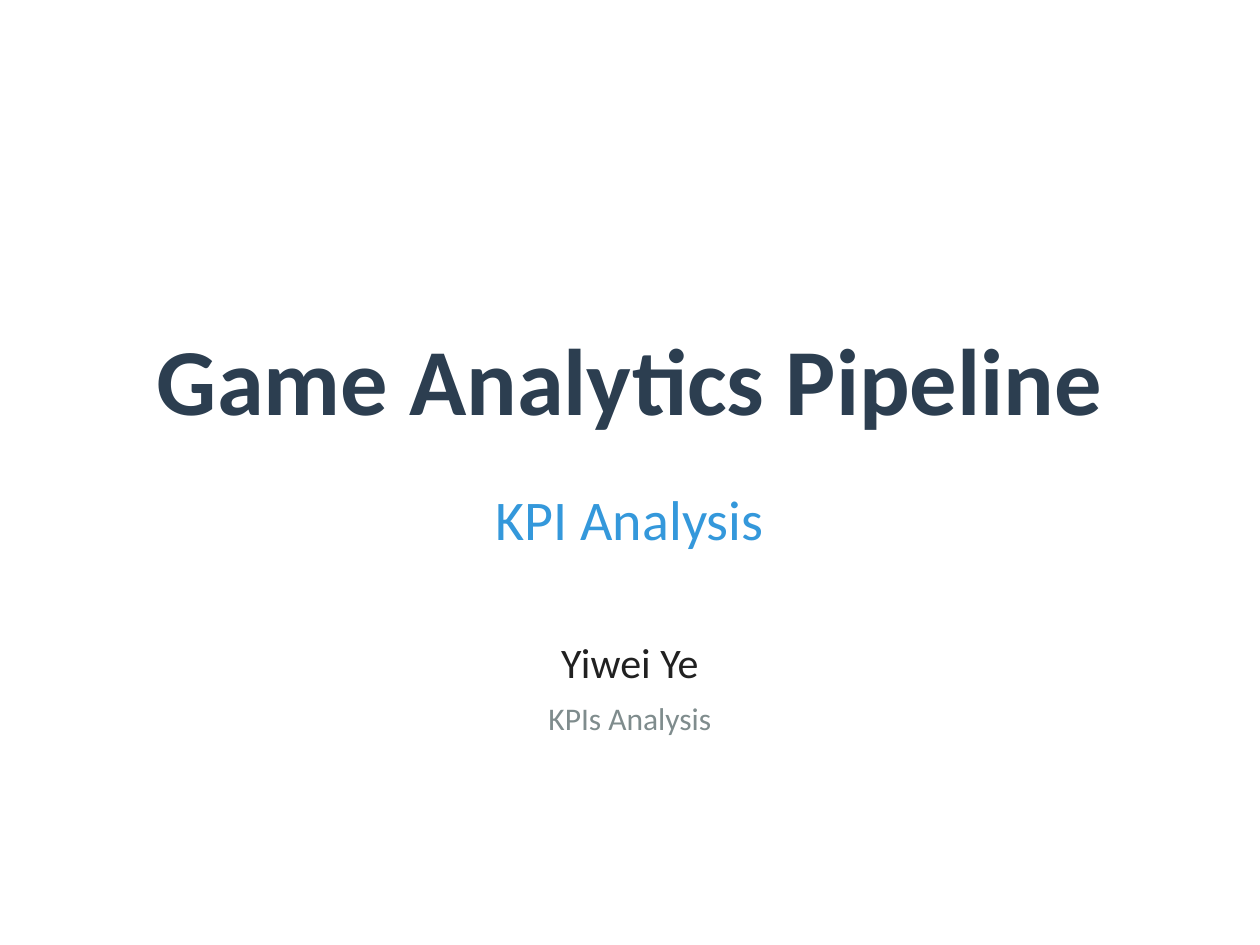
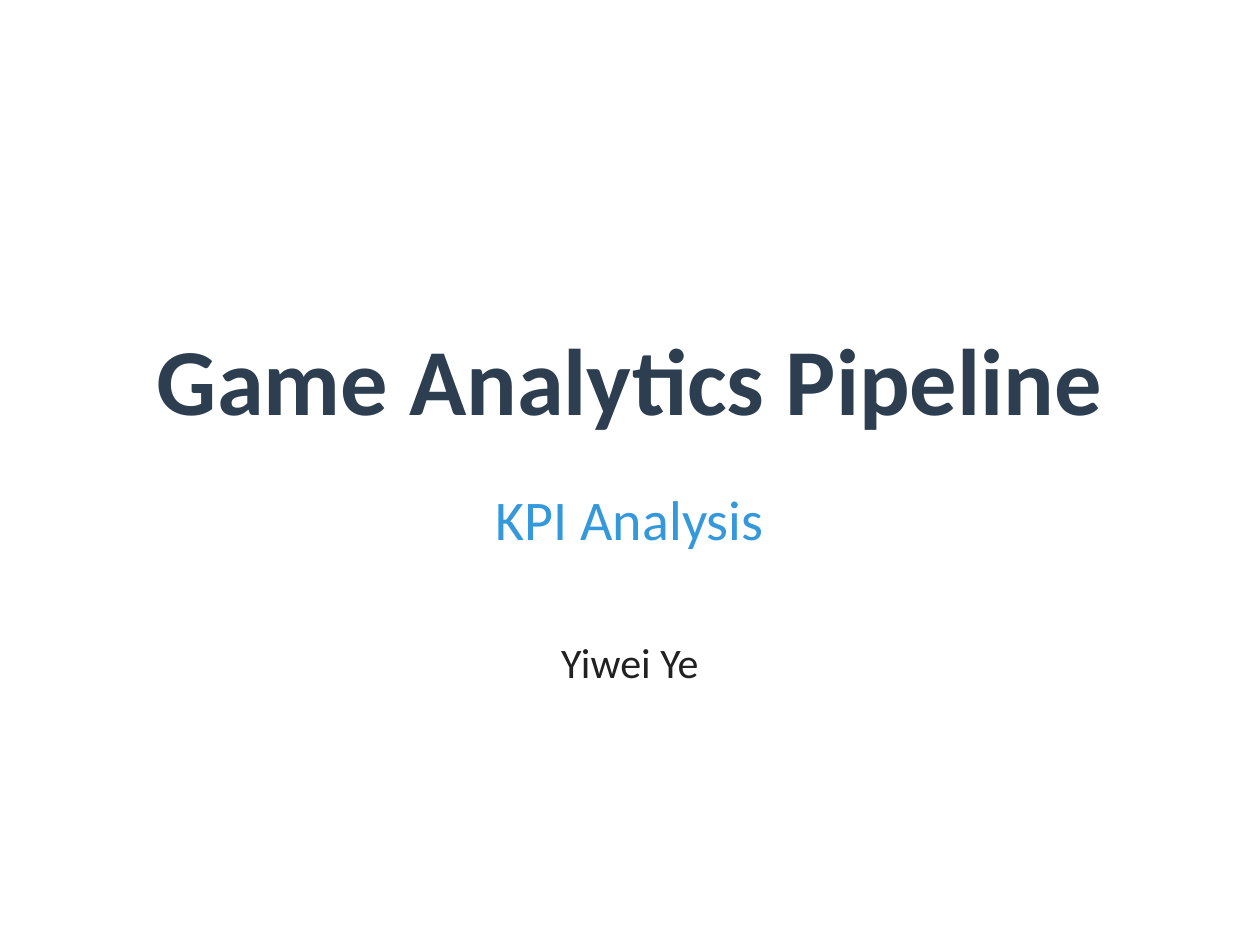
Before and after one commit to yiwei79/GameData_Analysis_Projects, a slide deck: slide 1 of Delivery 1 KPIs/Deliverables/To Deliver/Game_Analytics_Presentation.pptx. Drawn at 1260x945 pixels with LibreOffice and Linux fonts; fonts in the diff are those of the drawing. Boxes give left, top, right and bottom in pixels: in the first picture for what was removed or moved away, otherwise in the second. Text is boxed around its words. In the diff, an @@ line names an element or a change of style, - is before the commit and + after.

```diff
--- a/Delivery 1 KPIs/Deliverables/To Deliver/Game_Analytics_Presentation.pptx
+++ b/Delivery 1 KPIs/Deliverables/To Deliver/Game_Analytics_Presentation.pptx
@@ text removed at [548, 708, 711, 735] @@
-KPIs Analysis
```
Also in this commit, not shown: 3 other slides changed, 2 slides added, 19 other files.
